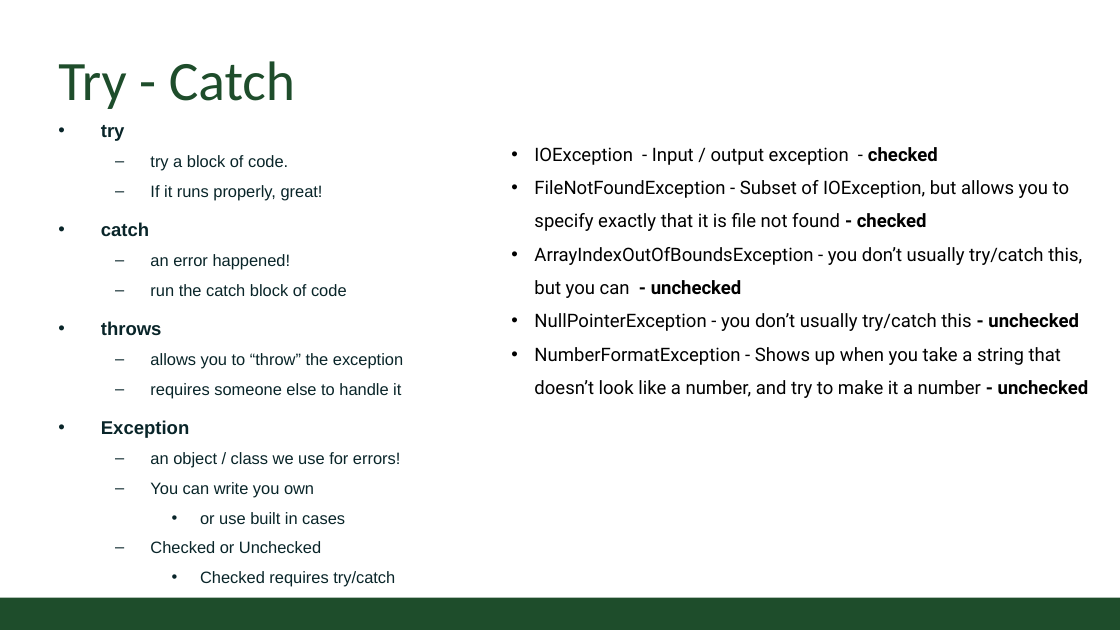
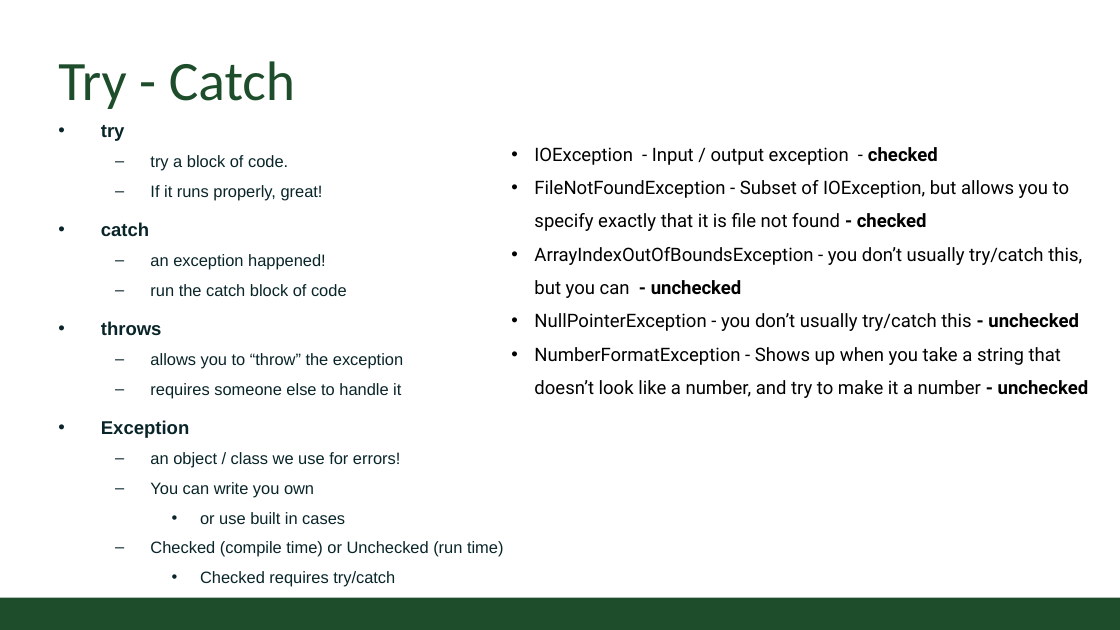
Before and after one commit to CSU-CompSci-CS163-4/Handouts, a slide deck: slide 6 of slides/On-Campus/09_02_Exceptions.pptx (slide 4 before the commit). Drawn at 1120x630 pixels with LibreOffice and Linux fonts; fonts in the diff are those of the drawing; background and template pictures are left out. Boxes give left, top, right and bottom in pixels: in the first picture for what was removed or moved away, otherwise in the second. Text is boxed around its words. In the diff, an @@ line names an element or a change of style, - is before the commit and + after.

Commit message:
Exceptions lecture updated

```diff
--- a/slides/On-Campus/09_02_Exceptions.pptx
+++ b/slides/On-Campus/09_02_Exceptions.pptx
@@ text at box(150, 254, 326, 270): text changed @@
-  – an error happened!
+  – an exception happened!
@@ text at box(150, 541, 503, 557): text changed @@
-  – Checked or Unchecked
+  – Checked (compile time) or Unchecked (run time)
```
Also in this commit, not shown: 1 other slide changed, 8 slides added, 1 slide removed.
